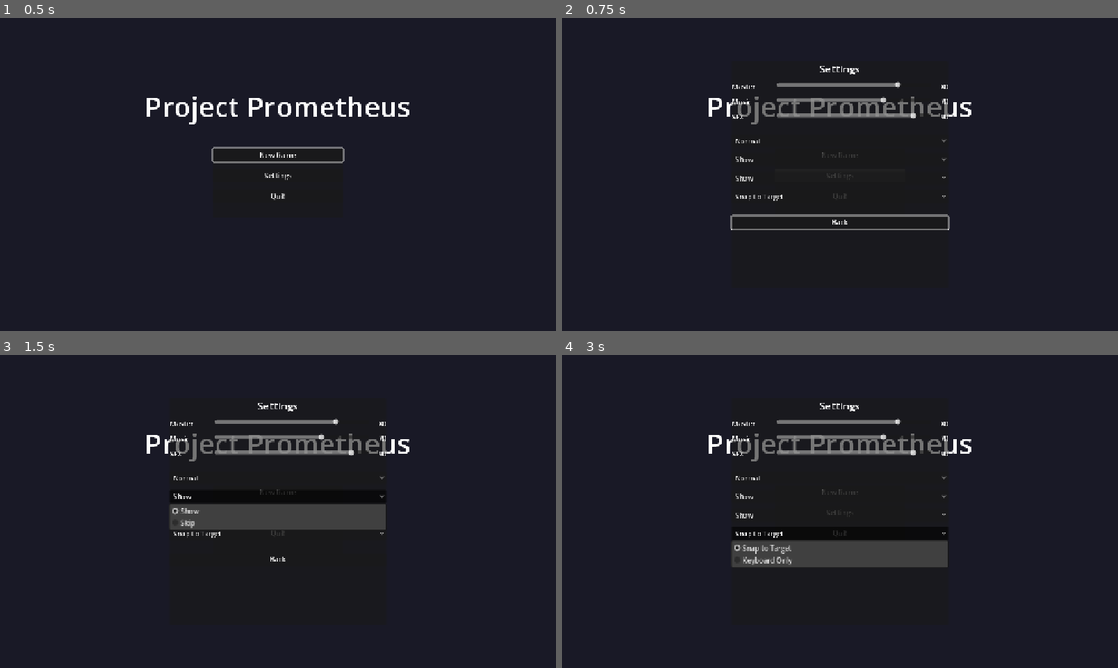
Above: before the commit, frames 1-4 (two rows, left to right).
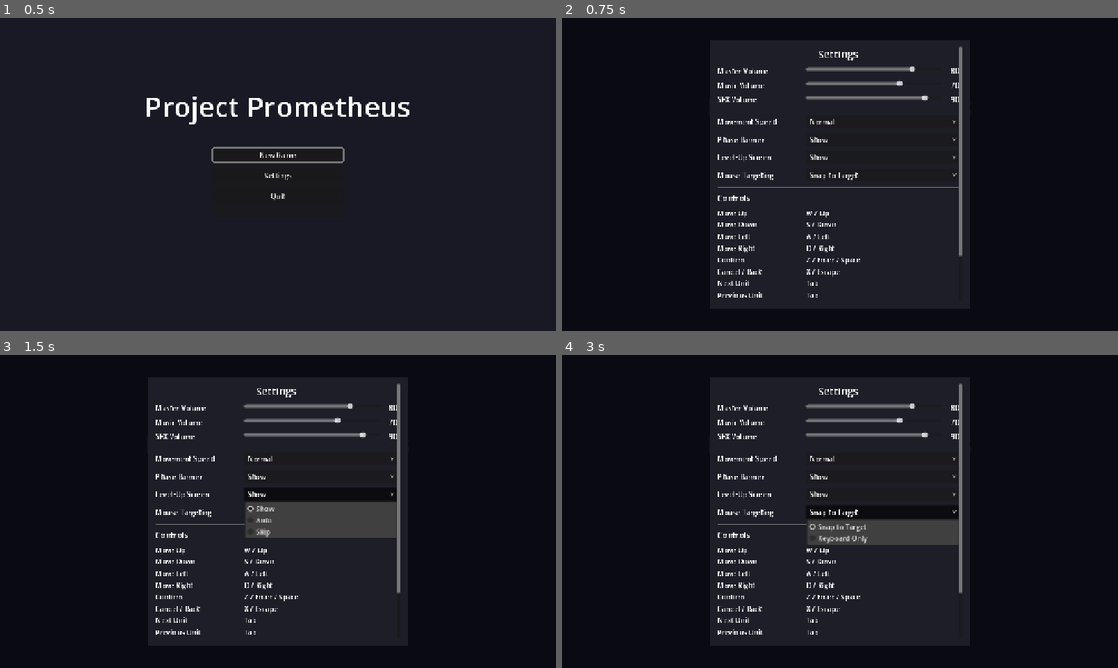
Above: after the commit, the same moments.

Repository: jackmanj1337/Project_Prometheus
Game: Godot game, scene res://scenes/core/Boot.tscn
Same seed, same stepped clock (60 frames per second), same inputs: the game is played once before the commit and once after it.
Inputs:
- Up to frame 1 (0.5 s): no input
- Up to frame 2 (0.75 s): click "Settings" at 0.5 s
- Up to frame 3 (1.5 s): click "Show" at 1.25 s
- Up to frame 4 (3 s): click "Show" at 2 s; click "Snap to Target" at 2.75 s

Frame 1 is identical in both runs. In frame 2, 5.2% of the frame differs, in the area x 26-74%, y 9-90%; in frame 3, 7.0%; in frame 4, 9.5%.

Commit message:
Fix #1/#8: opaque modal Settings screen, labelled options, read-only keybinding list
#1 adds a full-rect opaque Dimmer + a solid StyleBoxFlat panel, and wraps each gameplay OptionButton in a labelled HBox row (Movement Speed, Phase Banner, Level-Up Screen, Mouse Targeting). Content moved into a ScrollContainer so it never overflows.
#8 adds a read-only Controls section listing each game action and its bound key(s), built at runtime from the InputMap. Rebinding stays a Phase 2 item.
New test_settings_screen verifies the scene instantiates, @onready paths resolve, and the keybind list populates.

Diff:
--- a/scenes/ui/SettingsScreen.tscn
+++ b/scenes/ui/SettingsScreen.tscn
@@ -1,6 +1,13 @@
-[gd_scene load_steps=2 format=3]
+[gd_scene load_steps=3 format=3]
 
 [ext_resource type="Script" path="res://scripts/ui/SettingsScreen.gd" id="1_settings"]
+
+[sub_resource type="StyleBoxFlat" id="StyleBoxFlat_panel"]
+bg_color = Color(0.12, 0.12, 0.16, 1)
+content_margin_left = 18.0
+content_margin_top = 16.0
+content_margin_right = 18.0
+content_margin_bottom = 16.0
 
 [node name="SettingsScreen" type="Control"]
 layout_mode = 3
@@ -10,32 +17,44 @@
 script = ExtResource("1_settings")
 visible = false
 
+[node name="Dimmer" type="ColorRect" parent="."]
+layout_mode = 1
+anchors_preset = 15
+anchor_right = 1.0
+anchor_bottom = 1.0
+color = Color(0.04, 0.04, 0.07, 0.97)
+
 [node name="Panel" type="PanelContainer" parent="."]
 layout_mode = 0
-offset_left = 390.0
-offset_top = 100.0
-offset_right = 890.0
-offset_bottom = 620.0
+offset_left = 340.0
+offset_top = 50.0
+offset_right = 940.0
+offset_bottom = 670.0
+theme_override_styles/panel = SubResource("StyleBoxFlat_panel")
 
-[node name="VBox" type="VBoxContainer" parent="Panel"]
+[node name="ScrollContainer" type="ScrollContainer" parent="Panel"]
 layout_mode = 2
-theme_override_constants/separation = 12
 
-[node name="TitleLabel" type="Label" parent="Panel/VBox"]
+[node name="VBox" type="VBoxContainer" parent="Panel/ScrollContainer"]
+layout_mode = 2
+size_flags_horizontal = 3
+theme_override_constants/separation = 10
+
+[node name="TitleLabel" type="Label" parent="Panel/ScrollContainer/VBox"]
 layout_mode = 2
 text = "Settings"
 horizontal_alignment = 1
 theme_override_font_sizes/font_size = 24
 
-[node name="HBoxMaster" type="HBoxContainer" parent="Panel/VBox"]
+[node name="HBoxMaster" type="HBoxContainer" parent="Panel/ScrollContainer/VBox"]
 layout_mode = 2
 
-[node name="LabelMasterTitle" type="Label" parent="Panel/VBox/HBoxMaster"]
+[node name="LabelMasterTitle" type="Label" parent="Panel/ScrollContainer/VBox/HBoxMaster"]
+custom_minimum_size = Vector2(200, 0)
 layout_mode = 2
-text = "Master"
-custom_minimum_size = Vector2(100, 0)
+text = "Master Volume"
 
-[node name="SliderMaster" type="HSlider" parent="Panel/VBox/HBoxMaster"]
+[node name="SliderMaster" type="HSlider" parent="Panel/ScrollContainer/VBox/HBoxMaster"]
 layout_mode = 2
 size_flags_horizontal = 3
 min_value = 0.0
@@ -43,21 +62,21 @@
 step = 1.0
 value = 80.0
 
-[node name="LabelMaster" type="Label" parent="Panel/VBox/HBoxMaster"]
+[node name="LabelMaster" type="Label" parent="Panel/ScrollContainer/VBox/HBoxMaster"]
+custom_minimum_size = Vector2(36, 0)
 layout_mode = 2
 text = "80"
-custom_minimum_size = Vector2(36, 0)
 horizontal_alignment = 2
 
-[node name="HBoxMusic" type="HBoxContainer" parent="Panel/VBox"]
+[node name="HBoxMusic" type="HBoxContainer" parent="Panel/ScrollContainer/VBox"]
 layout_mode = 2
 
-[node name="LabelMusicTitle" type="Label" parent="Panel/VBox/HBoxMusic"]
+[node name="LabelMusicTitle" type="Label" parent="Panel/ScrollContainer/VBox/HBoxMusic"]
+custom_minimum_size = Vector2(200, 0)
 layout_mode = 2
-text = "Music"
-custom_minimum_size = Vector2(100, 0)
+text = "Music Volume"
 
-[node name="SliderMusic" type="HSlider" parent="Panel/VBox/HBoxMusic"]
+[node name="SliderMusic" type="HSlider" parent="Panel/ScrollContainer/VBox/HBoxMusic"]
 layout_mode = 2
 size_flags_horizontal = 3
 min_value = 0.0
@@ -65,21 +84,21 @@
 step = 1.0
 value = 70.0
 
-[node name="LabelMusic" type="Label" parent="Panel/VBox/HBoxMusic"]
+[node name="LabelMusic" type="Label" parent="Panel/ScrollContainer/VBox/HBoxMusic"]
+custom_minimum_size = Vector2(36, 0)
 layout_mode = 2
 text = "70"
-custom_minimum_size = Vector2(36, 0)
 horizontal_alignment = 2
 
-[node name="HBoxSFX" type="HBoxContainer" parent="Panel/VBox"]
+[node name="HBoxSFX" type="HBoxContainer" parent="Panel/ScrollContainer/VBox"]
 layout_mode = 2
 
-[node name="LabelSFXTitle" type="Label" parent="Panel/VBox/HBoxSFX"]
+[node name="LabelSFXTitle" type="Label" parent="Panel/ScrollContainer/VBox/HBoxSFX"]
+custom_minimum_size = Vector2(200, 0)
 layout_mode = 2
-text = "SFX"
-custom_minimum_size = Vector2(100, 0)
+text = "SFX Volume"
 
-[node name="SliderSFX" type="HSlider" parent="Panel/VBox/HBoxSFX"]
+[node name="SliderSFX" type="HSlider" parent="Panel/ScrollContainer/VBox/HBoxSFX"]
 layout_mode = 2
 size_flags_horizontal = 3
 min_value = 0.0
@@ -87,33 +106,81 @@
 step = 1.0
 value = 90.0
 
-[node name="LabelSFX" type="Label" parent="Panel/VBox/HBoxSFX"]
+[node name="LabelSFX" type="Label" parent="Panel/ScrollContainer/VBox/HBoxSFX"]
+custom_minimum_size = Vector2(36, 0)
 layout_mode = 2
 text = "90"
-custom_minimum_size = Vector2(36, 0)
 horizontal_alignment = 2
 
-[node name="HSep1" type="HSeparator" parent="Panel/VBox"]
+[node name="HSep1" type="HSeparator" parent="Panel/ScrollContainer/VBox"]
 layout_mode = 2
 
-[node name="OptCombatAnim" type="OptionButton" parent="Panel/VBox"]
+[node name="OptCombatAnim" type="OptionButton" parent="Panel/ScrollContainer/VBox"]
 layout_mode = 2
 
-[node name="OptMovementSpeed" type="OptionButton" parent="Panel/VBox"]
+[node name="HBoxMovementSpeed" type="HBoxContainer" parent="Panel/ScrollContainer/VBox"]
 layout_mode = 2
 
-[node name="OptPhaseBanner" type="OptionButton" parent="Panel/VBox"]
+[node name="Label" type="Label" parent="Panel/ScrollContainer/VBox/HBoxMovementSpeed"]
+custom_minimum_size = Vector2(200, 0)
+layout_mode = 2
+text = "Movement Speed"
+
+[node name="OptMovementSpeed" type="OptionButton" parent="Panel/ScrollContainer/VBox/HBoxMovementSpeed"]
+layout_mode = 2
+size_flags_horizontal = 3
+
+[node name="HBoxPhaseBanner" type="HBoxContainer" parent="Panel/ScrollContainer/VBox"]
 layout_mode = 2
 
-[node name="OptLevelUpScreen" type="OptionButton" parent="Panel/VBox"]
+[node name="Label" type="Label" parent="Panel/ScrollContainer/VBox/HBoxPhaseBanner"]
+custom_minimum_size = Vector2(200, 0)
+layout_mode = 2
+text = "Phase Banner"
+
+[node name="OptPhaseBanner" type="OptionButton" parent="Panel/ScrollContainer/VBox/HBoxPhaseBanner"]
+layout_mode = 2
+size_flags_horizontal = 3
+
+[node name="HBoxLevelUp" type="HBoxContainer" parent="Panel/ScrollContainer/VBox"]
 layout_mode = 2
 
-[node name="OptMouseTargeting" type="OptionButton" parent="Panel/VBox"]
+[node name="Label" type="Label" parent="Panel/ScrollContainer/VBox/HBoxLevelUp"]
+custom_minimum_size = Vector2(200, 0)
+layout_mode = 2
+text = "Level-Up Screen"
+
+[node name="OptLevelUpScreen" type="OptionButton" parent="Panel/ScrollContainer/VBox/HBoxLevelUp"]
+layout_mode = 2
+size_flags_horizontal = 3
+
+[node name="HBoxMouseTargeting" type="HBoxContainer" parent="Panel/ScrollContainer/VBox"]
 layout_mode = 2
 
-[node name="HSep2" type="HSeparator" parent="Panel/VBox"]
+[node name="Label" type="Label" parent="Panel/ScrollContainer/VBox/HBoxMouseTargeting"]
+custom_minimum_size = Vector2(200, 0)
+layout_mode = 2
+text = "Mouse Targeting"
+
+[node name="OptMouseTargeting" type="OptionButton" parent="Panel/ScrollContainer/VBox/HBoxMouseTargeting"]
+layout_mode = 2
+size_flags_horizontal = 3
+
+[node name="HSepControls" type="HSeparator" parent="Panel/ScrollContainer/VBox"]
 layout_mode = 2
 
-[node name="BtnBack" type="Button" parent="Panel/VBox"]
+[node name="LabelControls" type="Label" parent="Panel/ScrollContainer/VBox"]
+layout_mode = 2
+text = "Controls"
+theme_override_font_sizes/font_size = 18
+
+[node name="KeybindList" type="VBoxContainer" parent="Panel/ScrollContainer/VBox"]
+layout_mode = 2
+theme_override_constants/separation = 4
+
+[node name="HSep2" type="HSeparator" parent="Panel/ScrollContainer/VBox"]
+layout_mode = 2
+
+[node name="BtnBack" type="Button" parent="Panel/ScrollContainer/VBox"]
 layout_mode = 2
 text = "Back"
--- /dev/null
+++ b/scripts/tests/test_settings_screen.gd
@@ -0,0 +1,69 @@
+extends SceneTree
+# Run with: godot --headless --path /workspace --script res://scripts/tests/test_settings_screen.gd
+# Verifies SettingsScreen.tscn instantiates, the nodes its script's @onready vars
+# expect resolve, the opaque Dimmer exists (#1), and the read-only keybinding
+# list is populated from the InputMap (#8).
+
+func _init() -> void:
+	print("=== SettingsScreen Test ===")
+	var passed := 0
+	var failed := 0
+
+	var packed := load("res://scenes/ui/SettingsScreen.tscn")
+	if packed == null:
+		print("FAIL could not load SettingsScreen.tscn"); quit(1); return
+	var screen: Control = packed.instantiate()
+	root.add_child(screen)
+	await process_frame
+
+	# Dimmer makes the screen modal/opaque (#1).
+	if screen.get_node_or_null("Dimmer") != null:
+		print("OK  Dimmer node present (#1 opacity)"); passed += 1
+	else:
+		print("FAIL no Dimmer node"); failed += 1
+
+	# Every node the SettingsScreen script's @onready vars depend on must exist.
+	var expected := [
+		"Panel/ScrollContainer/VBox/HBoxMaster/SliderMaster",
+		"Panel/ScrollContainer/VBox/HBoxMaster/LabelMaster",
+		"Panel/ScrollContainer/VBox/OptCombatAnim",
+		"Panel/ScrollContainer/VBox/HBoxMovementSpeed/OptMovementSpeed",
+		"Panel/ScrollContainer/VBox/HBoxPhaseBanner/OptPhaseBanner",
+		"Panel/ScrollContainer/VBox/HBoxLevelUp/OptLevelUpScreen",
+		"Panel/ScrollContainer/VBox/HBoxMouseTargeting/OptMouseTargeting",
+		"Panel/ScrollContainer/VBox/KeybindList",
+		"Panel/ScrollContainer/VBox/BtnBack",
+	]
+	var all_present := true
+	for path in expected:
+		if screen.get_node_or_null(path) == null:
+			all_present = false
+			print("FAIL missing node: " + path)
+			failed += 1
+	if all_present:
+		print("OK  all @onready-referenced nodes resolve"); passed += 1
+
+	# Keybinding list is populated from the InputMap (#8).
+	var list := screen.get_node_or_null("Panel/ScrollContainer/VBox/KeybindList")
+	if list != null and list.get_child_count() > 0:
+		print("OK  keybinding list populated (%d rows)" % list.get_child_count())
+		passed += 1
+	else:
+		print("FAIL keybinding list empty or missing"); failed += 1
+
+	# open() / _on_back() drive visibility. open() needs the SettingsManager
+	# autoload to read values from — skip the check cleanly when it is absent.
+	if root.get_node_or_null("SettingsManager") != null:
+		screen.open()
+		var shown := screen.visible
+		screen._on_back()
+		if shown and not screen.visible:
+			print("OK  open() shows the screen, _on_back() hides it"); passed += 1
+		else:
+			print("FAIL visibility: shown=%s after_back=%s" % [shown, screen.visible])
+			failed += 1
+	else:
+		print("SKIP open()/back visibility (SettingsManager autoload absent)")
+
+	print("\n=== Results: %d passed, %d failed ===" % [passed, failed])
+	quit(0 if failed == 0 else 1)
--- a/scripts/ui/SettingsScreen.gd
+++ b/scripts/ui/SettingsScreen.gd
@@ -1,47 +1,28 @@
 extends Control
-# Settings screen: audio sliders, gameplay toggles, and a back button.
-# Reads initial values from SettingsManager on show(); writes back on every change.
+# Settings screen: audio sliders, gameplay toggles, a read-only keybinding list,
+# and a back button. Reads values from SettingsManager on open(); writes back on
+# every change. A full-rect opaque Dimmer makes the screen modal (#1); the inner
+# content lives in a ScrollContainer so it never overflows the panel.
 #
-# Expected scene structure (create in Godot editor — see GDD_Manual_Tasks.md):
-#   SettingsScreen (Control, full-rect anchor)
-#     Panel
-#       VBox
-#         Label "Settings"
-#         HBox (Master Volume)
-#           Label "Master"
-#           HSlider (node name: SliderMaster)
-#           Label (node name: LabelMaster)
-#         HBox (Music Volume)
-#           Label "Music"
-#           HSlider (node name: SliderMusic)
-#           Label (node name: LabelMusic)
-#         HBox (SFX Volume)
-#           Label "SFX"
-#           HSlider (node name: SliderSFX)
-#           Label (node name: LabelSFX)
-#         HSeparator
-#         OptionButton (node name: OptCombatAnim)    # hidden until a combat-animation system exists
-#         OptionButton (node name: OptMovementSpeed)  # Normal / Fast / Instant
-#         OptionButton (node name: OptPhaseBanner)    # Show / Skip
-#         OptionButton (node name: OptLevelUpScreen)  # Show / Auto / Skip
-#         OptionButton (node name: OptMouseTargeting) # Snap to Target / Keyboard Only
-#         HSeparator
-#         Button (node name: BtnBack)
+# Scene: SettingsScreen > Dimmer + Panel > ScrollContainer > VBox > rows.
+# The keybinding rows under VBox/KeybindList are built at runtime (#8).
 
 signal back_pressed()
 
-@onready var _slider_master: HSlider   = $Panel/VBox/HBoxMaster/SliderMaster
-@onready var _slider_music: HSlider    = $Panel/VBox/HBoxMusic/SliderMusic
-@onready var _slider_sfx: HSlider      = $Panel/VBox/HBoxSFX/SliderSFX
-@onready var _label_master: Label      = $Panel/VBox/HBoxMaster/LabelMaster
-@onready var _label_music: Label       = $Panel/VBox/HBoxMusic/LabelMusic
-@onready var _label_sfx: Label         = $Panel/VBox/HBoxSFX/LabelSFX
-@onready var _opt_combat_anim: OptionButton   = $Panel/VBox/OptCombatAnim
-@onready var _opt_movement_speed: OptionButton = $Panel/VBox/OptMovementSpeed
-@onready var _opt_phase_banner: OptionButton  = $Panel/VBox/OptPhaseBanner
-@onready var _opt_level_up: OptionButton      = $Panel/VBox/OptLevelUpScreen
-@onready var _opt_mouse_targeting: OptionButton = $Panel/VBox/OptMouseTargeting
-@onready var _btn_back: Button                = $Panel/VBox/BtnBack
+@onready var _vbox: VBoxContainer       = $Panel/ScrollContainer/VBox
+@onready var _slider_master: HSlider    = _vbox.get_node("HBoxMaster/SliderMaster")
+@onready var _slider_music: HSlider     = _vbox.get_node("HBoxMusic/SliderMusic")
+@onready var _slider_sfx: HSlider       = _vbox.get_node("HBoxSFX/SliderSFX")
+@onready var _label_master: Label       = _vbox.get_node("HBoxMaster/LabelMaster")
+@onready var _label_music: Label        = _vbox.get_node("HBoxMusic/LabelMusic")
+@onready var _label_sfx: Label          = _vbox.get_node("HBoxSFX/LabelSFX")
+@onready var _opt_combat_anim: OptionButton    = _vbox.get_node("OptCombatAnim")
+@onready var _opt_movement_speed: OptionButton = _vbox.get_node("HBoxMovementSpeed/OptMovementSpeed")
+@onready var _opt_phase_banner: OptionButton   = _vbox.get_node("HBoxPhaseBanner/OptPhaseBanner")
+@onready var _opt_level_up: OptionButton       = _vbox.get_node("HBoxLevelUp/OptLevelUpScreen")
+@onready var _opt_mouse_targeting: OptionButton = _vbox.get_node("HBoxMouseTargeting/OptMouseTargeting")
+@onready var _keybind_list: VBoxContainer = _vbox.get_node("KeybindList")
+@onready var _btn_back: Button          = _vbox.get_node("BtnBack")
 
 const _COMBAT_ANIM_OPTIONS: Array[String]    = ["all", "player_only", "enemy_only", "none"]
 const _MOVEMENT_SPEED_OPTIONS: Array[String] = ["normal", "fast", "instant"]
@@ -80,6 +61,7 @@
 	_opt_level_up.item_selected.connect(_on_level_up_selected)
 	_opt_mouse_targeting.item_selected.connect(_on_mouse_targeting_selected)
 	_btn_back.pressed.connect(_on_back)
+	_populate_keybindings()
 	hide()
 
 
@@ -175,3 +157,43 @@
 	btn.clear()
 	for lbl in labels:
 		btn.add_item(lbl)
+
+
+# Game actions shown in the read-only keybinding list, in display order (#8).
+const _KEYBIND_LABELS := {
+	"cursor_up": "Move Up",
+	"cursor_down": "Move Down",
+	"cursor_left": "Move Left",
+	"cursor_right": "Move Right",
+	"confirm": "Confirm",
+	"cancel": "Cancel / Back",
+	"next_unit": "Next Unit",
+	"prev_unit": "Previous Unit",
+	"open_menu": "Map Menu",
+	"open_settings": "Settings",
+	"show_danger_zone": "Toggle Threat Range",
+}
+
+
+# Builds the read-only keybinding rows from the live InputMap (#8). Each row is a
+# title label + the key(s) bound to that action. Rebinding is deferred to Phase 2.
+func _populate_keybindings() -> void:
+	for child in _keybind_list.get_children():
+		child.queue_free()
+	for action in _KEYBIND_LABELS:
+		if not InputMap.has_action(action):
+			continue
+		var keys: Array[String] = []
+		for ev in InputMap.action_get_events(action):
+			if ev is InputEventKey:
+				var code: int = ev.keycode if ev.keycode != 0 else ev.physical_keycode
+				keys.append(OS.get_keycode_string(code))
+		var row := HBoxContainer.new()
+		var name_label := Label.new()
+		name_label.text = _KEYBIND_LABELS[action]
+		name_label.custom_minimum_size = Vector2(200, 0)
+		var key_label := Label.new()
+		key_label.text = " / ".join(keys) if not keys.is_empty() else "(unbound)"
+		row.add_child(name_label)
+		row.add_child(key_label)
+		_keybind_list.add_child(row)
Not shown, changed: run_tests.sh
